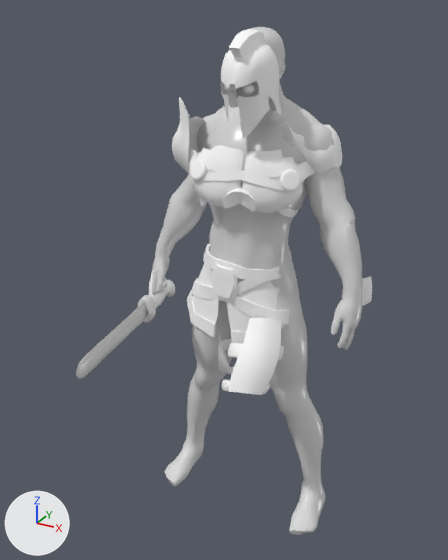
The FBX model Assets/_animations/Knight/anm_Knight@Walk.fbx, before and after one commit.
The view is the same before and after, from a 50 mm lens placed at (0.99, -2.02, 2.02), pointed at (-0.01, -0.2, 1.11). Every picture has the same lights, and +X, +Y and +Z are marked at lower left. Both versions are drawn at frame 27 of the action 'Take 001'; the numbers are the values there.

In view in the first picture: 'Cuirass', 'Helmet', 'Hip_armor', 'LShoulder', 'LThigh_armor', 'Rshoulder', 'body', 'sword'.
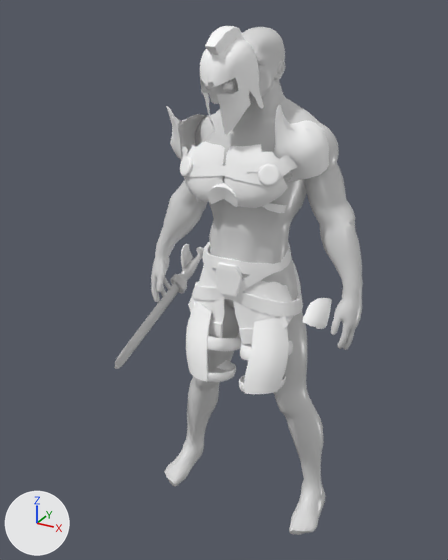
Not drawn themselves, but carrying or shaping drawn objects: ob_hip, ob_right_wrist_joint_01, ob_right_forearm_joint_01, ob_right_thigh_joint_01, ob_right_weapon, ob_left_upper_arm_joint_01, ob_left_wrist_joint_01, ob_left_forearm_joint_01, ob_left_thigh_joint_01, ob_left_shoulder_joint_01, ob_ribs_joint_03, ob_ribs_joint_01, ob_ribs_joint_04, ob_right_upper_arm_joint_01, ob_head, ob_ribs_joint_02.

What differs and where, as boxes [x1, y1, x2, y2] in the pictures (448 x 560 px):
'Cuirass', moved, turned
    before: [188, 145, 315, 217]
    after: [180, 142, 298, 213]
'Hip_armor', moved, turned
    before: [187, 243, 298, 344]
    after: [188, 242, 303, 344]
'Helmet', moved, turned
    before: [221, 29, 282, 139]
    after: [200, 26, 264, 136]
'LThigh_armor', moved, turned
    before: [222, 318, 284, 395]
    after: [239, 318, 293, 394]
'sword', moved, turned
    before: [76, 280, 175, 379]
    after: [115, 247, 204, 369]
'LShoulder', moved, turned
    before: [284, 122, 342, 174]
    after: [274, 105, 329, 182]
'RThigh_armor', moved, turned
    before: [218, 334, 234, 374]
    after: [186, 302, 242, 382]
'Rshoulder', moved, turned
    before: [172, 97, 206, 173]
    after: [166, 106, 208, 161]
'telo003', moved, turned
    before: [362, 277, 372, 306]
    after: [302, 298, 332, 329]
'telo004', moved, turned
    before: [148, 270, 158, 297]
    after: [181, 244, 193, 271]
'glaza003', moved, turned
    before: [225, 84, 254, 95]
    after: [204, 80, 233, 92]

The edits, one by one:
Object 'Ribs_Joint_01' (ob_ribs_joint_01) moves from (-0.129, 11.0, -1.434) to (0.0152, 11.0, -1.455).
Object 'Ribs_Joint_01' (ob_ribs_joint_01) turns from (2, 5.2, 3.5) to (0.8, 0.1, -0.4) degrees about x, y and z.
Object 'Ribs_Joint_04' (ob_ribs_joint_04) moves from (0.382, 6.643, 0.0728) to (-0.0115, 6.643, 0.14).
Object 'Ribs_Joint_04' (ob_ribs_joint_04) turns from (0.4, 4.5, -6.4) to (1.4, 0.1, 0.1) degrees about x, y and z.
Object 'Left_Upper_Arm_Joint_01' (ob_left_upper_arm_joint_01) turns from (48, 43, -11) to (16, 53, -20) degrees about x, y and z.
Object 'Left_Thigh_Joint_01' (ob_left_thigh_joint_01) turns from (-116, -33, -78) to (-105, -17, -85) degrees about x, y and z.
Object 'Left_Shoulder_Joint_01' (ob_left_shoulder_joint_01) turns from (-97, 13, -20) to (-97, 7, -19) degrees about x, y and z.
Object 'Right_Wrist_Joint_01' (ob_right_wrist_joint_01) turns from (90, 9.1, -32) to (86, 3.2, -28) degrees about x, y and z.
Object 'Ribs_Joint_03' (ob_ribs_joint_03) moves from (0.102, 6.607, 0.609) to (-0.0051, 6.611, 0.7).
Object 'Ribs_Joint_03' (ob_ribs_joint_03) turns from (8.8, 4.8, -3.2) to (10, 0.1, 0.1) degrees about x, y and z.
Object 'Left_Wrist_Joint_01' (ob_left_wrist_joint_01) turns from (93, -1.1, -16) to (83, -2.7, -9.7) degrees about x, y and z.
Object 'Right_Thigh_Joint_01' (ob_right_thigh_joint_01) turns from (-91, 12, -84) to (-82, -17, -89) degrees about x, y and z.
Object 'Right_Forearm_Joint_01' (ob_right_forearm_joint_01) turns from (0, 0, 41) to (0, 0, 23) degrees about x, y and z.
Object 'Head' (ob_head) turns from (-4.2, -13, 4.6) to (-2.4, -0.3, -2.1) degrees about x, y and z.
Object 'Right_Upper_Arm_Joint_01' (ob_right_upper_arm_joint_01) turns from (16, 62, 15) to (-9.5, 56, -14) degrees about x, y and z.
Object 'Ribs_Joint_02' (ob_ribs_joint_02) moves from (-0.132, 6.608, 0.645) to (0.0114, 6.608, 0.658).
Object 'Ribs_Joint_02' (ob_ribs_joint_02) turns from (12, 4.7, 3.7) to (12, 0.2, -0.3) degrees about x, y and z.
Object 'Right_weapon' (ob_right_weapon) moves from (-29.76, 97.9, 20.95) to (-37.59, 95.8, -16.12).
Object 'Right_weapon' (ob_right_weapon) turns from (23, -83, -24) to (101, -56, -108) degrees about x, y and z.
Object 'Left_Forearm_Joint_01' (ob_left_forearm_joint_01) turns from (0, 0, -15) to (0, 0, -33) degrees about x, y and z.
Object 'Hip' (ob_hip) moves from (-1.63, 103.9, -0.379) to (-1.236, 105.1, -0.329).
Object 'Hip' (ob_hip) turns from (-3.1, -6.6, -3.3) to (-3.7, -0.1, 1.6) degrees about x, y and z.
